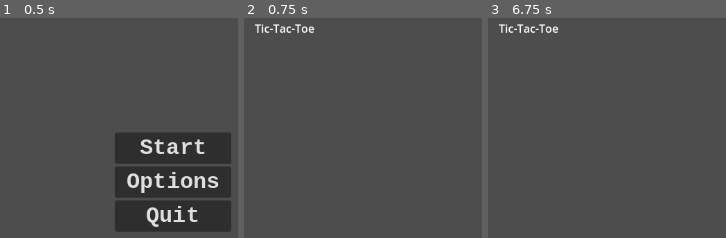
Above: before the commit, frames 1-3 (left to right).
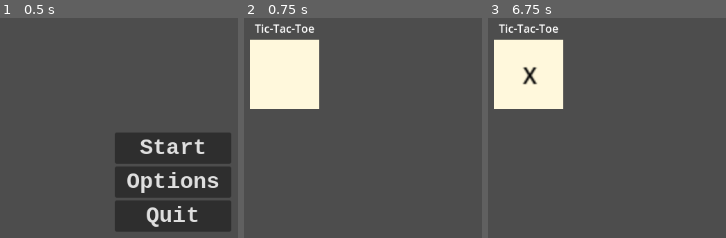
Above: after the commit, the same moments.

Repository: adaviloper/ultimate-tic-tac-toe
Game: Godot game, scene res://scenes/menu.tscn
Two runs of this game, one before a commit and one after it. Both use one fixed random seed, a clock stepped at 60 frames per second and the inputs below. The project has no main scene, so this scene is started directly.
Inputs (mouse positions are in pixels of both pictures, inside the frame that each line leads up to):
- Up to frame 1 (0.5 s): no input
- Up to frame 2 (0.75 s): click "Start" at 0.5 s
- Up to frame 3 (6.75 s): tap Enter at 1.25, 2.75, 4.25 s; move the mouse to (outside the picture) at 1.27 s; click (outside the picture) at 1.42 s; tap Space at 2, 3.5, 5 s; move the mouse to (504, 198) at 2.02 s; click (504, 198) at 2.17 s; move the mouse to (outside the picture) at 2.77 s; click (outside the picture) at 2.92 s; move the mouse to (outside the picture) at 3.52 s; click (outside the picture) at 3.67 s; move the mouse to (outside the picture) at 4.27 s; click (outside the picture) at 4.42 s; move the mouse to (outside the picture) at 5.02 s; click (outside the picture) at 5.17 s; move the mouse to (704, 176) at 5.77 s; click (704, 176) at 5.92 s; move the mouse to (545, 64) at 6.52 s; click (545, 64) at 6.67 s

Frame 1 is identical in both runs. In frame 2, 9.2% of the frame differs, in the area x 2-32%, y 9-42%; in frame 3, 9.2%.

Commit message:
[UTTT-1] - added cell logic to respond to click events

Diff:
--- /dev/null
+++ b/scenes/Cell.gd
@@ -0,0 +1,20 @@
+extends Area2D
+
+
+# Called when the node enters the scene tree for the first time.
+func _ready():
+	pass # Replace with function body.
+
+func _draw():
+	var collision = get_node("CollisionShape2D").shape.get_rect()
+	draw_rect(Rect2(collision.position.x, collision.position.y, collision.size.x, collision.size.y), Color.CORNSILK, true)
+
+# Called every frame. 'delta' is the elapsed time since the previous frame.
+func _process(delta):
+	pass
+
+
+func _on_input_event(viewport, event, shape_idx):
+	if event is InputEventMouseButton and event.button_index == MOUSE_BUTTON_LEFT and event.pressed:
+		print("assigning X")
+		get_node("Label").text = "X"
--- a/scenes/board.tscn
+++ b/scenes/board.tscn
@@ -1,6 +1,22 @@
-[gd_scene format=3 uid="uid://cd4deyvh3xn52"]
+[gd_scene load_steps=3 format=3 uid="uid://cd4deyvh3xn52"]
+
+[ext_resource type="PackedScene" uid="uid://cr45l6mjdqp15" path="res://scenes/cell.tscn" id="1_58yx5"]
+
+[sub_resource type="GDScript" id="GDScript_tuypk"]
+script/source = "extends Node2D
+
+
+# Called when the node enters the scene tree for the first time.
+func _ready():
+	pass # Replace with function body.
+
+# Called every frame. 'delta' is the elapsed time since the previous frame.
+func _process(delta):
+	pass
+"
 
 [node name="board" type="Node2D"]
+script = SubResource("GDScript_tuypk")
 
 [node name="Label" type="Label" parent="."]
 offset_left = 337.0
@@ -8,3 +24,6 @@
 offset_right = 377.0
 offset_bottom = 123.0
 text = "Tic-Tac-Toe"
+
+[node name="Cell" parent="." instance=ExtResource("1_58yx5")]
+position = Vector2(380, 178)
--- /dev/null
+++ b/scenes/cell.tscn
@@ -0,0 +1,24 @@
+[gd_scene load_steps=3 format=3 uid="uid://cr45l6mjdqp15"]
+
+[ext_resource type="Script" path="res://scenes/Cell.gd" id="1_hqyxt"]
+
+[sub_resource type="RectangleShape2D" id="RectangleShape2D_ag0or"]
+size = Vector2(50, 50)
+
+[node name="Cell" type="Area2D"]
+scale = Vector2(2, 2)
+script = ExtResource("1_hqyxt")
+
+[node name="CollisionShape2D" type="CollisionShape2D" parent="."]
+shape = SubResource("RectangleShape2D_ag0or")
+
+[node name="Label" type="Label" parent="."]
+offset_left = -19.0
+offset_top = -11.0
+offset_right = 21.0
+offset_bottom = 12.0
+theme_override_colors/font_color = Color(0, 0, 0, 1)
+horizontal_alignment = 1
+vertical_alignment = 1
+
+[connection signal="input_event" from="." to="." method="_on_input_event"]
